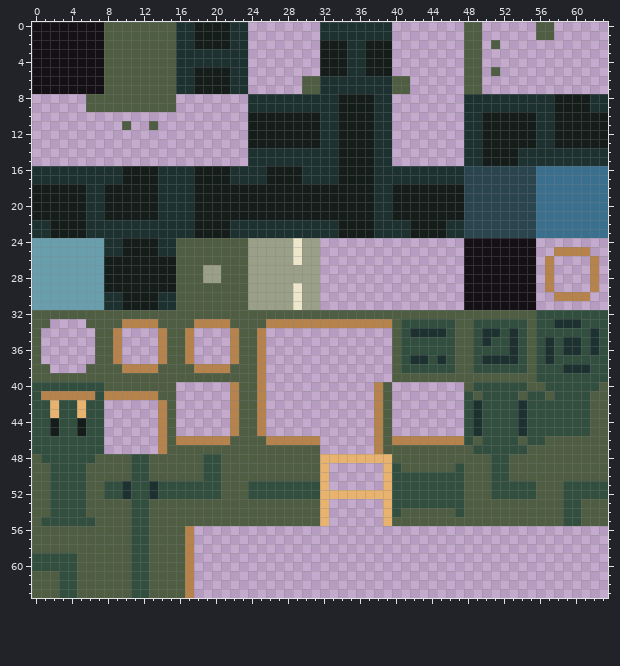
File history of a pixel-art sprite, Assets/Art/raw/tileset.png. The first picture shows the starting point.
The file is 64x64 pixels.
After the commit:
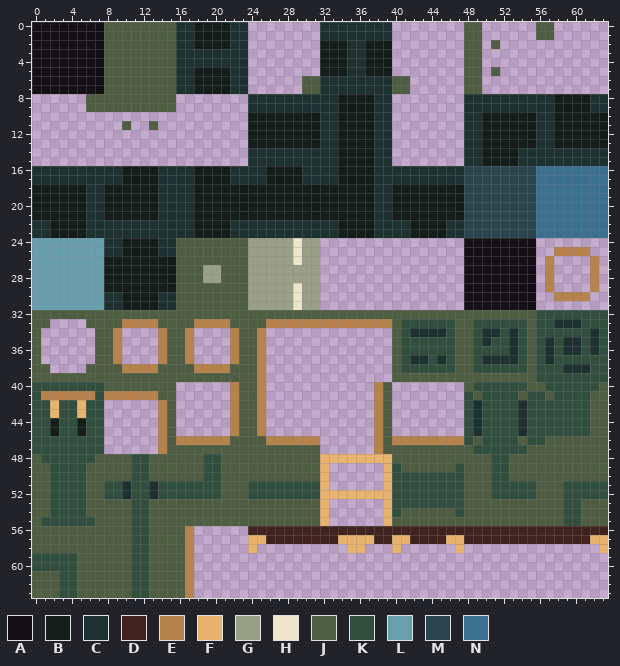
Palette (. is transparent): A #151015  B #151d1a  C #1d3230  D #40231e  E #b6834c  F #e8b26f  G #9a9f87  H #ede6cb  J #4f5d42  K #314e3f  L #699fad  M #2b454f  N #3a708e
Change:
y 56: x 24..63 ........................................ -> DDDDDDDDDDDDDDDDDDDDDDDDDDDDDDDDDDDDDDDD
y 57: x 24..63 ........................................ -> FFDDDDDDDDFFFFDDFFDDDDFFDDDDDDDDDDDDDDFF
y 58: x 24 . -> F; x 35..36 .. -> FF; x 40 . -> F; x 47 . -> F; x 63 . -> F
